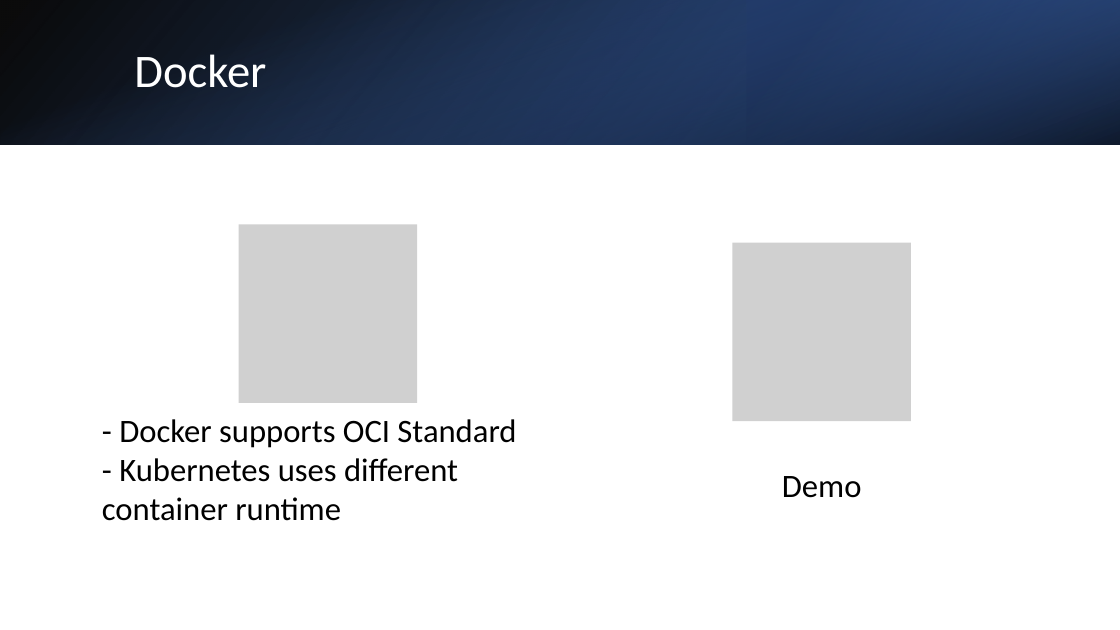
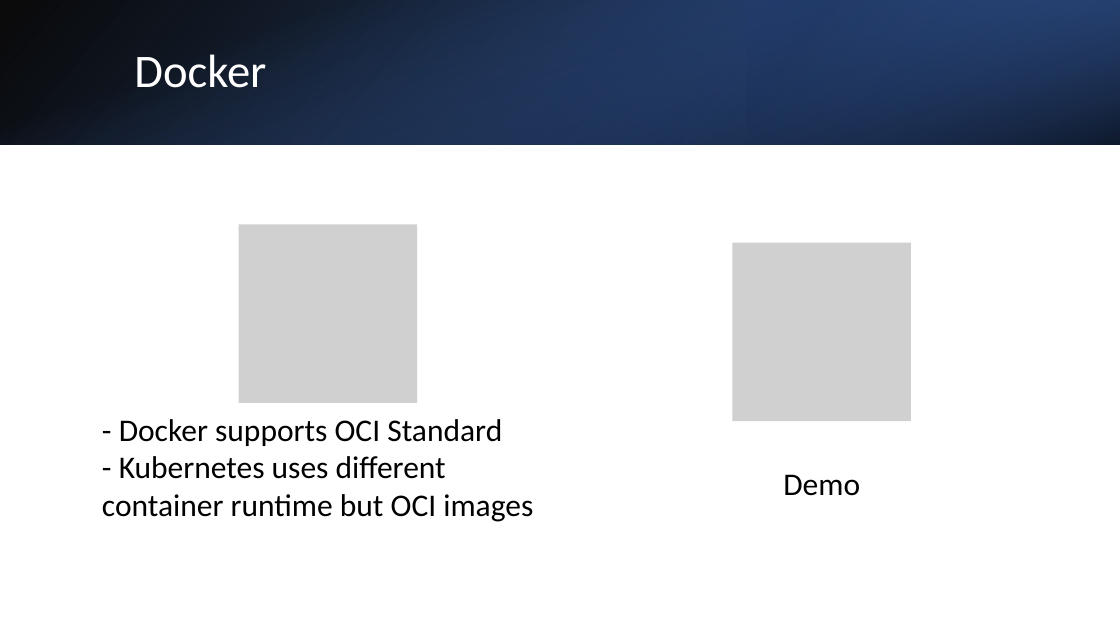
Before and after one commit to casimiri/k8stech, a slide deck: slide 6 of slides/Introduction to Kubernetes.pptx. Drawn at 1120x630 pixels with LibreOffice and Linux fonts; fonts in the diff are those of the drawing; grey boxes stand for pictures. Boxes give left, top, right and bottom in pixels: in the first picture for what was removed or moved away, otherwise in the second. Text is boxed around its words. In the diff, an @@ line names an element or a change of style, - is before the commit and + after.

Commit message:
Slide update

```diff
--- a/slides/Introduction to Kubernetes.pptx
+++ b/slides/Introduction to Kubernetes.pptx
@@ text at (102,419,533,522): text changed; size 28 to 27 pt @@
-- Docker supports OCI Standard
-- Kubernetes uses different container runtime
+- Docker supports OCI Standard
+- Kubernetes uses different container runtime but OCI images
@@ text "Demo" at (783,474,860,496): size 28 to 27 pt @@
```
Also in this commit, not shown: 2 other slides changed.
